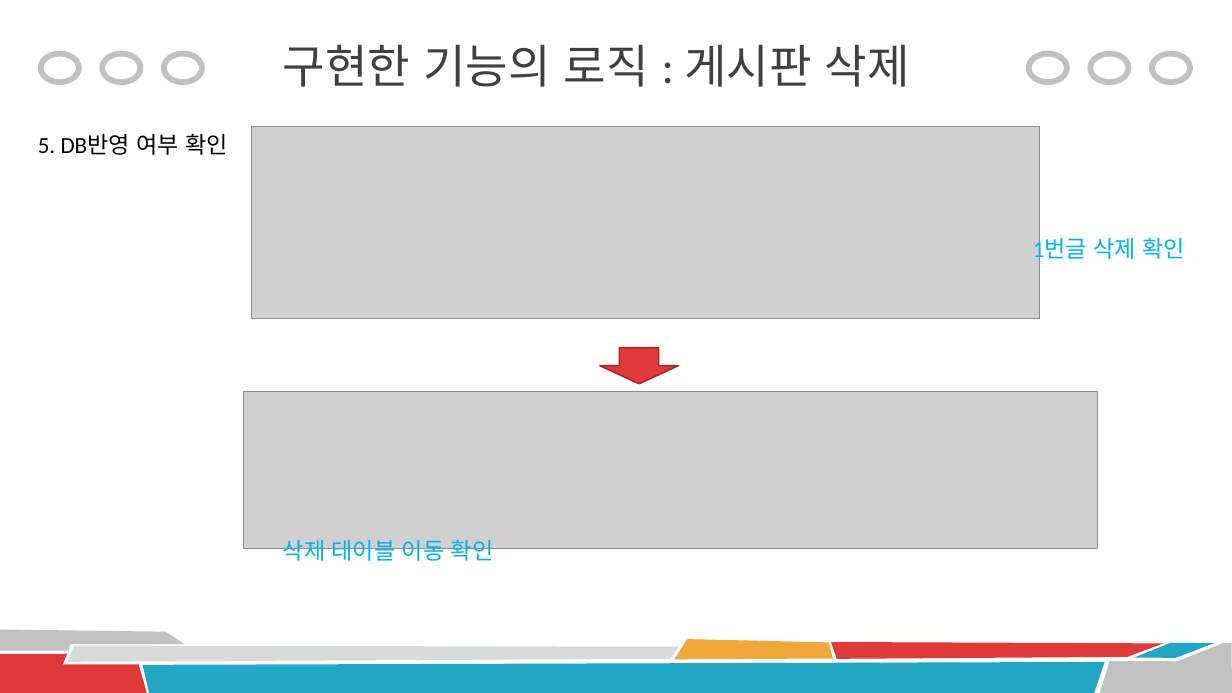
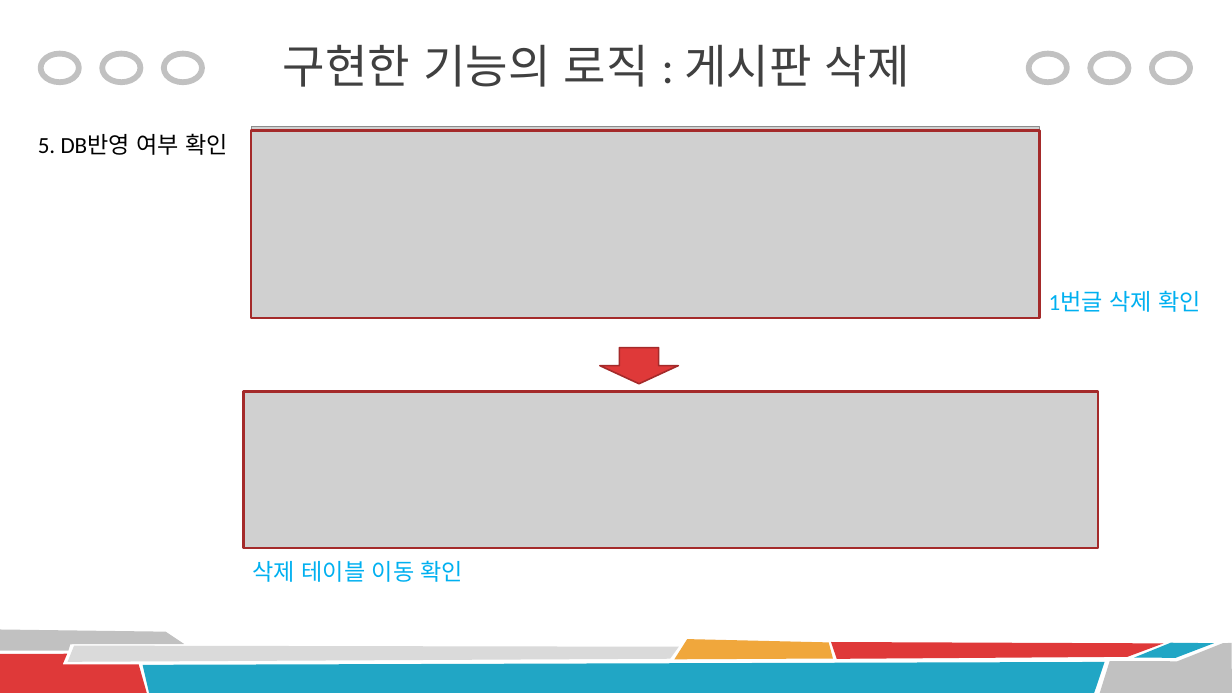
Before and after one commit to Peaceful-LHJ/Project_Board, a slide deck: slide 17 of ProjectDocument/Portfolio_Project.pptx. Drawn at 1232x693 pixels with LibreOffice and Linux fonts; fonts in the diff are those of the drawing; grey boxes stand for pictures. Boxes give left, top, right and bottom in pixels: in the first picture for what was removed or moved away, otherwise in the second. Text is boxed around its words. In the diff, an @@ line names an element or a change of style, - is before the commit and + after.

```diff
--- a/ProjectDocument/Portfolio_Project.pptx
+++ b/ProjectDocument/Portfolio_Project.pptx
@@ rectangle added at (x1=251, y1=130, x2=1040, y2=318), outline #A52A2A 2.25 pt @@
@@ text "1번글 삭제 확인" rewrapped from (x1=1033, y1=237, x2=1186, y2=264) to (x1=1049, y1=290, x2=1201, y2=312) @@
@@ rectangle added at (x1=244, y1=392, x2=1099, y2=548), outline #A52A2A 2.25 pt @@
@@ text "삭제 테이블 이동 확인" moved from (x1=283, y1=539, x2=494, y2=564) to (x1=253, y1=560, x2=464, y2=582) @@
```
Also in this commit, not shown: 10 other slides changed, 1 other file.
